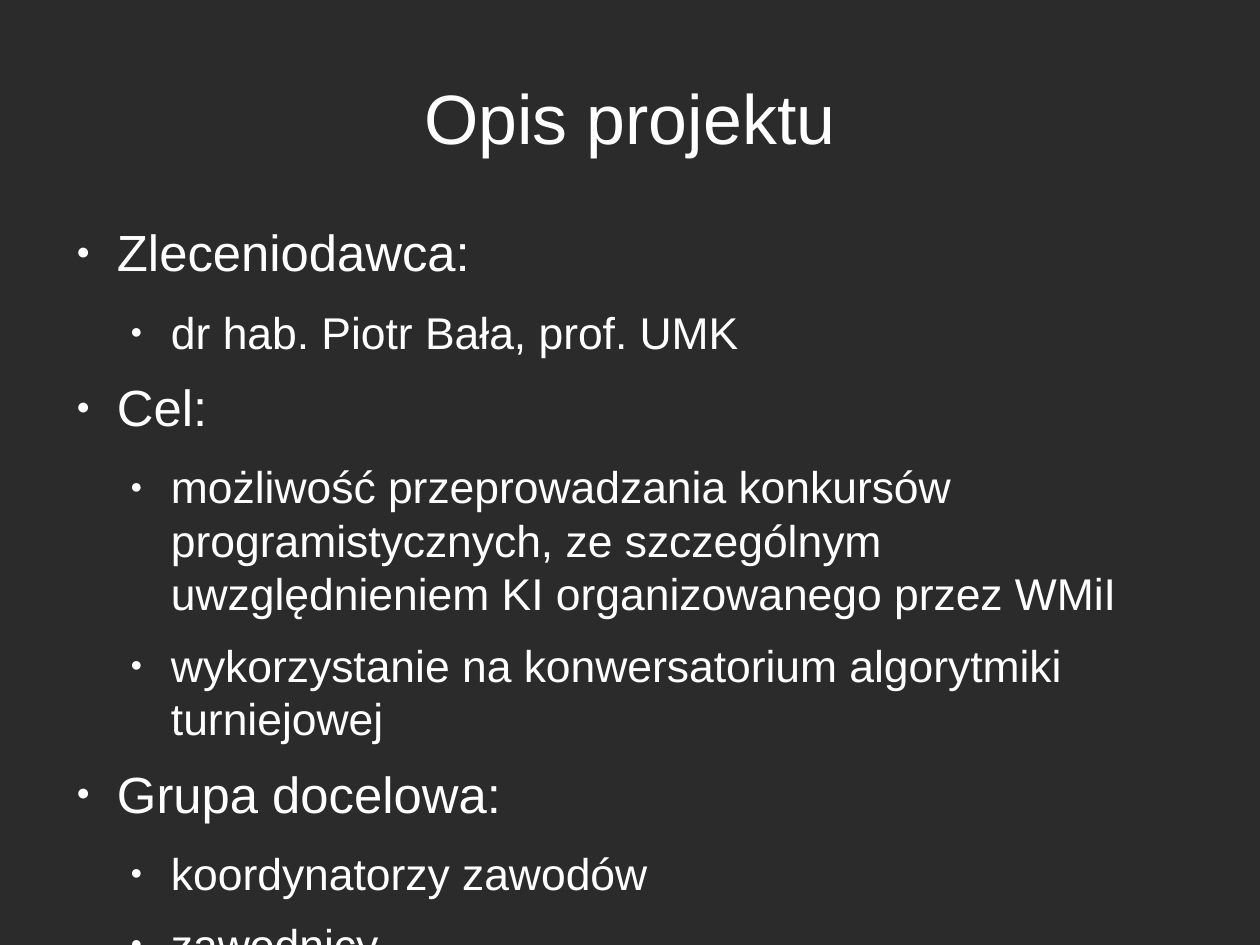
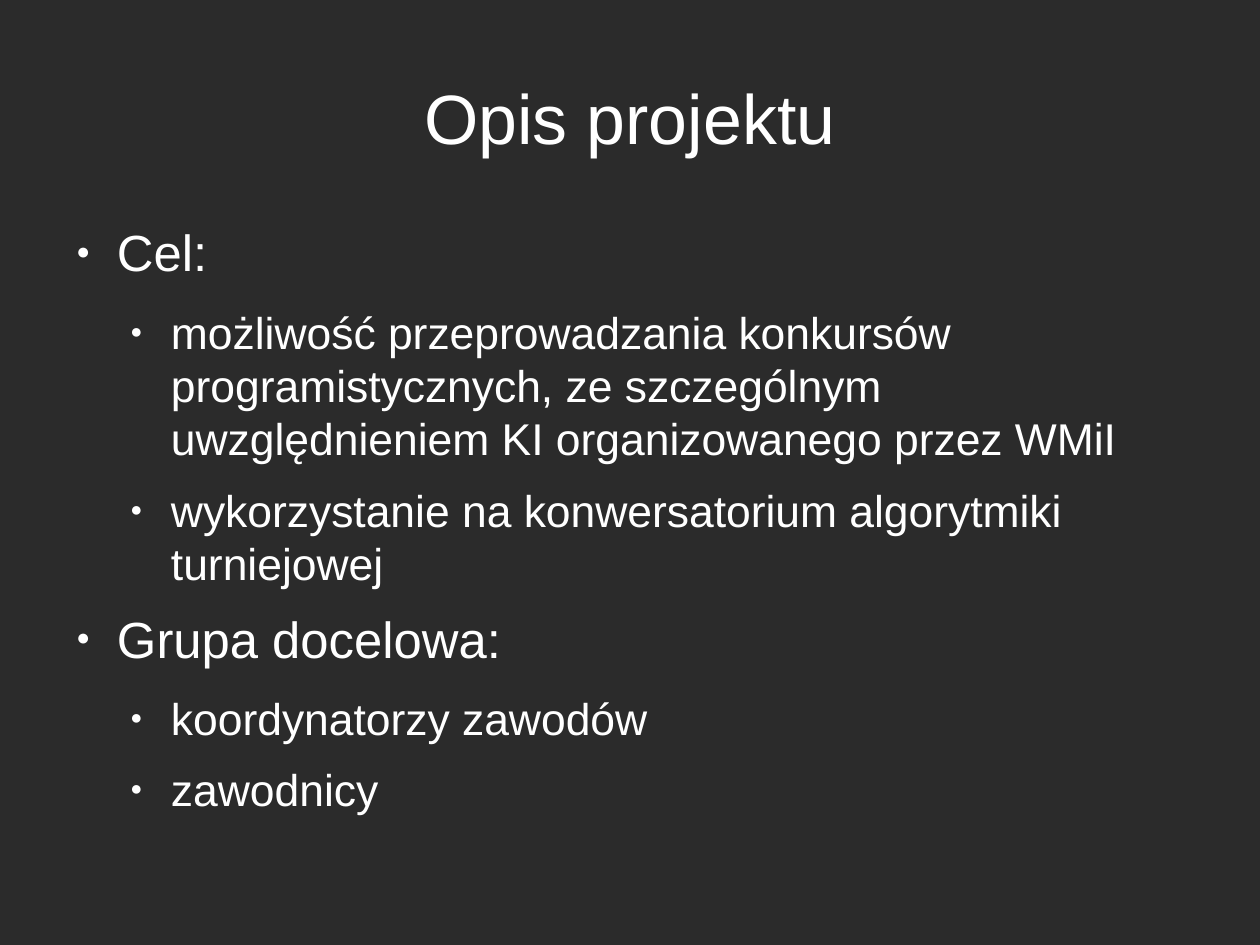
Before and after one commit to faramir/ZawodyWeb, a slide deck: slide 3 of res/prezentacja.odp. Drawn at 1260x945 pixels with LibreOffice and Linux fonts; fonts in the diff are those of the drawing; background and template pictures are left out; a plain dark background stands for a picture behind light text. Boxes give left, top, right and bottom in pixels: in the first picture for what was removed or moved away, otherwise in the second. Text is boxed around its words. In the diff, an @@ line names an element or a change of style, - is before the commit and + after.

```diff
--- a/res/prezentacja.odp
+++ b/res/prezentacja.odp
@@ text at <box>117,234,739,358</box>: paragraphs removed @@
-● Zleceniodawca:
-  ● dr hab. Piotr Bała, prof. UMK
```
Also in this commit, not shown: 4 other slides changed, 1 slide added, 1 slide removed, 1 other file.
